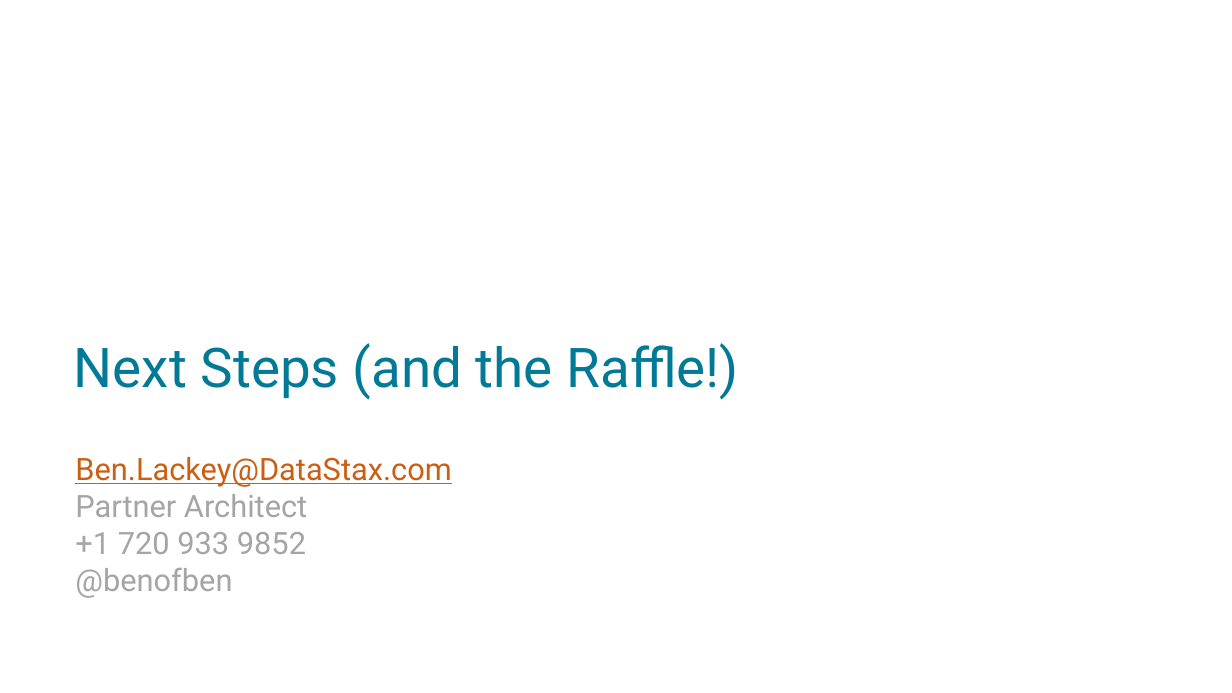
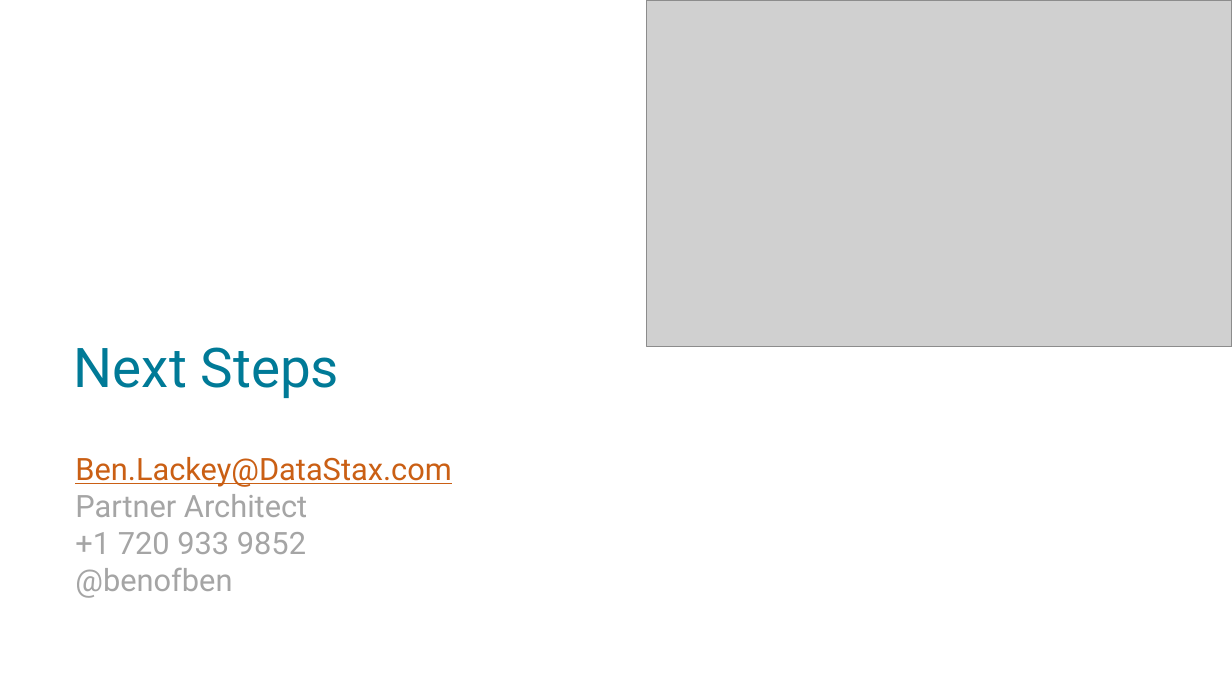
Before and after one commit to DSPN/DataStaxDay, a slide deck: slide 1 of lectures/Lecture 7 - Next Steps.pptx. Drawn at 1232x693 pixels with LibreOffice and Linux fonts; fonts in the diff are those of the drawing; grey boxes stand for pictures; background and template pictures are left out. Boxes give left, top, right and bottom in pixels: in the first picture for what was removed or moved away, otherwise in the second. Text is boxed around its words. In the diff, an @@ line names an element or a change of style, - is before the commit and + after.

```diff
--- a/lectures/Lecture 7 - Next Steps.pptx
+++ b/lectures/Lecture 7 - Next Steps.pptx
@@ picture added at box(647, 0, 1232, 346) @@
@@ title at box(74, 347, 339, 398): text changed @@
-Next Steps (and the Raffle!)
+Next Steps
```
Also in this commit, not shown: 2 other slides changed, 6 other files.
